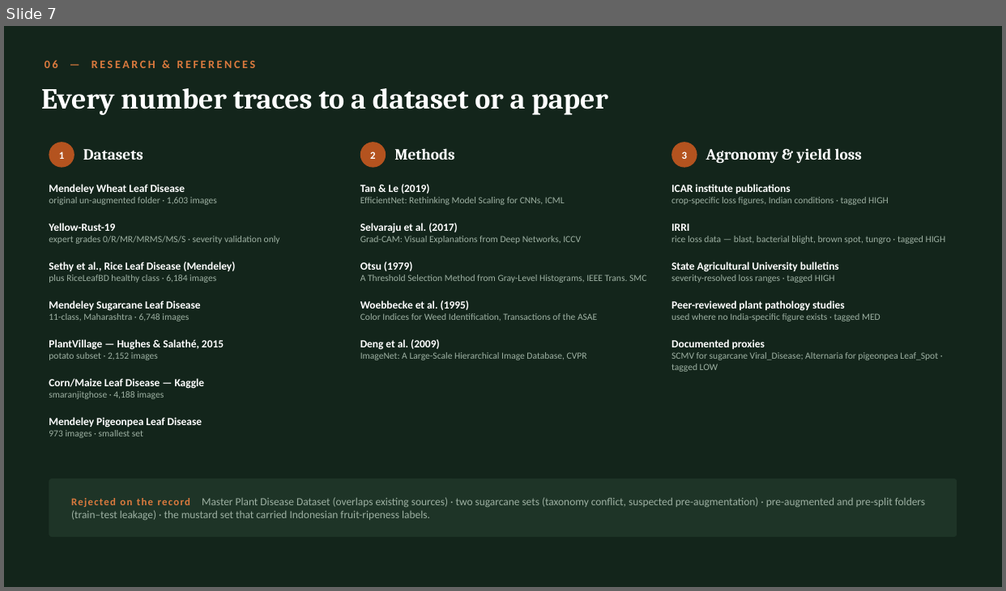
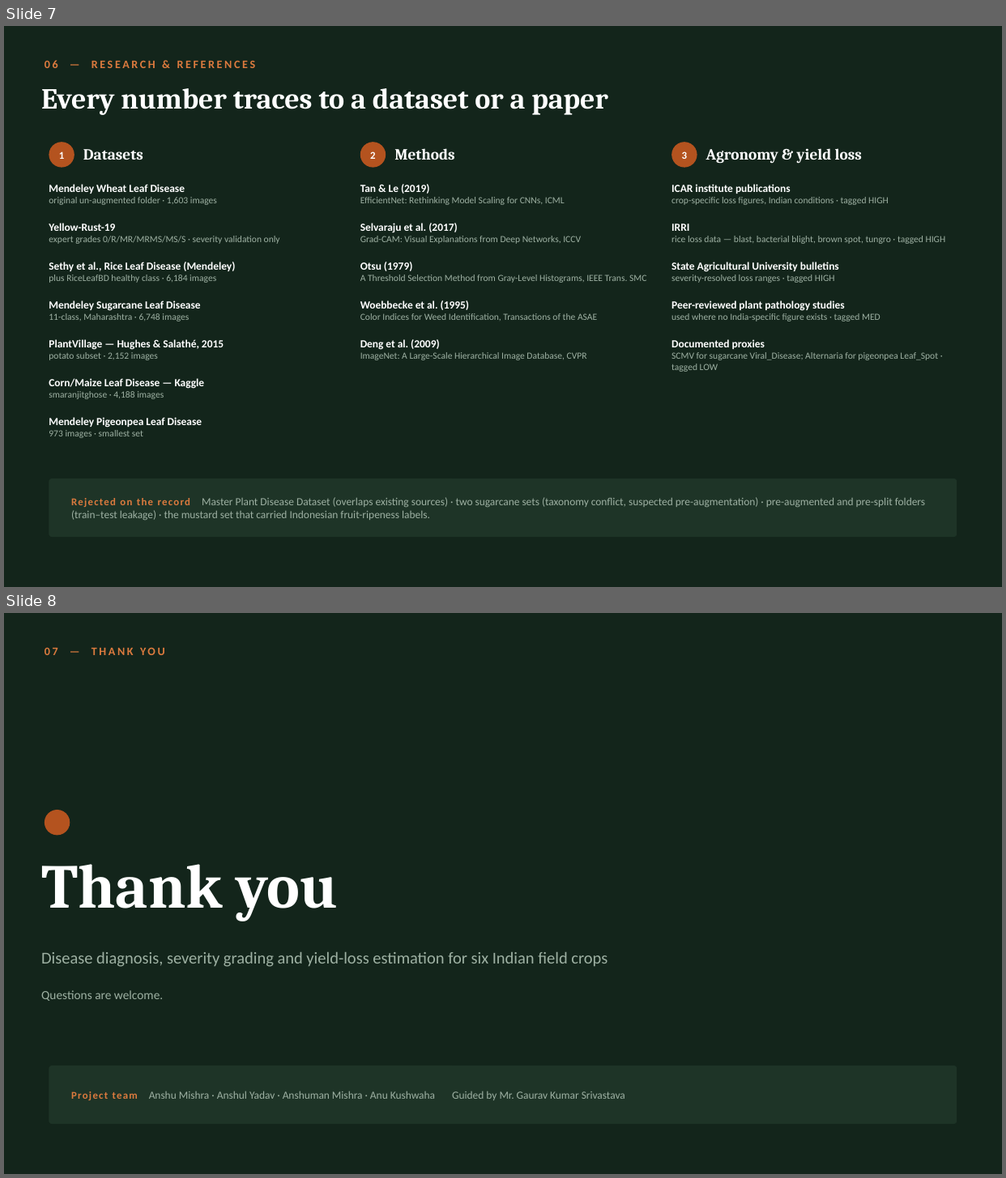
Before and after one commit to h4anshu/AI-Plant-Disease-Detection-System, a slide deck: AI-Plant-Disease-Detection.pptx. Shown one above the other, each under a label of ours: slide 7 before the commit, slides 7 and 8 after it. The pictures are 1006x591 and 1006x1178 pixels, drawn with LibreOffice and Linux fonts; fonts in the diff are those of the drawing. Boxes give left, top, right and bottom in pixels: in the first picture for what was removed or moved away, otherwise in the second. Text is boxed around its words. In the diff, an @@ line names an element or a change of style, - is before the commit and + after.

```diff
--- a/AI-Plant-Disease-Detection.pptx
+++ b/AI-Plant-Disease-Detection.pptx
@@ slide 8 added at [4, 613, 1002, 1174], background #13251B @@
@@ text added at [44, 647, 165, 655], 11 pt, text #DB7A3E, bold @@
+07 — THANK YOU
@@ ellipse added at [44, 810, 70, 835], fill #B4531F @@
@@ text added at [41, 864, 339, 922], 60 pt, text #FFFFFF, bold @@
+Thank you
@@ text added at [41, 952, 607, 967], 16 pt, text #9DB0A2 @@
+Disease diagnosis, severity grading and yield-loss estimation for six Indian field crops
@@ text added at [41, 990, 163, 1001], 12 pt, text #9DB0A2 @@
+Questions are welcome.
@@ rounded rectangle added at [49, 1066, 957, 1124], fill #1E3427 @@
@@ text added at [71, 1091, 625, 1101], 10.5 pt, text #9DB0A2 @@
+Project team Anshu Mishra · Anshul Yadav · Anshuman Mishra · Anu Kushwaha Guided by Mr. Gaurav Kumar Srivastava
```
Also in this commit, not shown: 6 other files.
